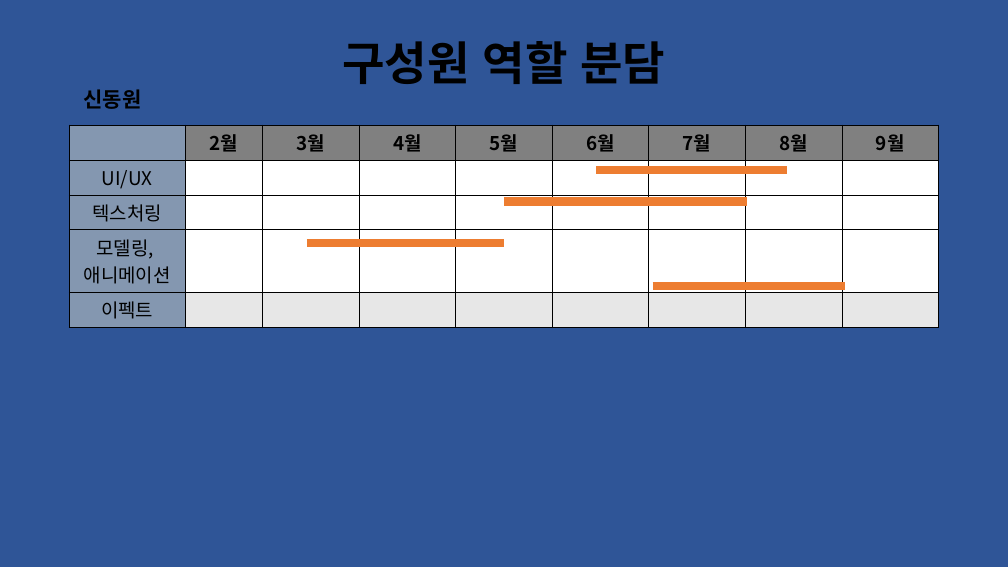
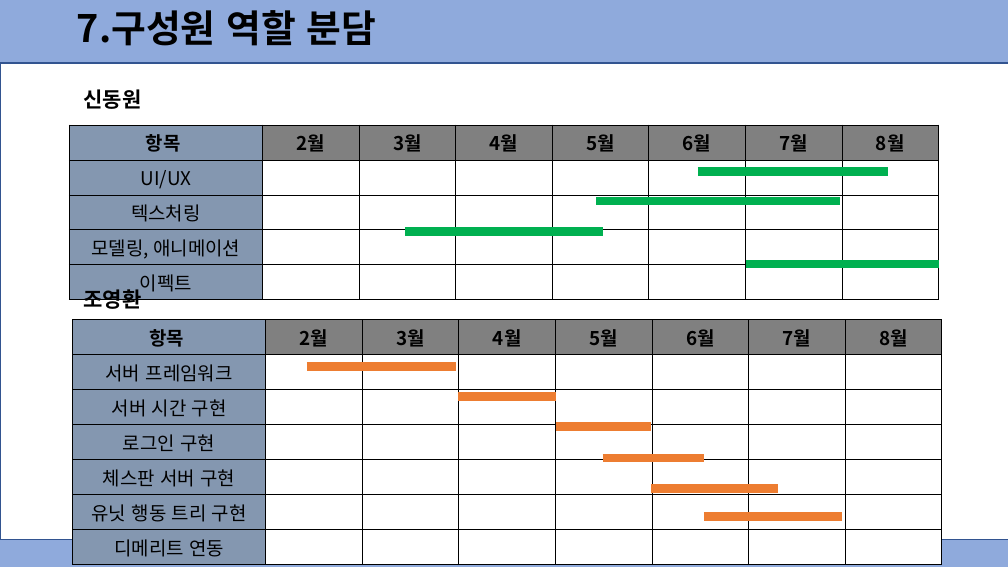
Before and after one commit to dmsdn16/kpu_projects, a slide deck: slide 11 of 2022 졸업작품 중간발표(은우 추가).pptx (slide 10 before the commit). Drawn at 1008x567 pixels with LibreOffice and Linux fonts; fonts in the diff are those of the drawing. Boxes give left, top, right and bottom in pixels: in the first picture for what was removed or moved away, otherwise in the second. Text is boxed around its words. In the diff, an @@ line names an element or a change of style, - is before the commit and + after.

Commit message:
영환 추가

```diff
--- a/2022 졸업작품 중간발표(은우 추가).pptx
+++ b/2022 졸업작품 중간발표(은우 추가).pptx
@@ background #2F5597 to #8FAADC @@
@@ text at [77, 10, 376, 46]: text changed; size 44 to 36 pt @@
-구성원 역할 분담
+7.구성원 역할 분담
@@ rectangle added at [0, 63, 1008, 540], fill #FFFFFF, outline #325491 1 pt @@
@@ table at [70, 125, 941, 296] @@
-column 1, row 1: 
+column 1, row 1: 항목
-column 1, row 4: 모델링, / 애니메이션
+column 1, row 4: 모델링, 애니메이션
-column 9: 9월 |  |  |  | 
@@ line moved from (597, 170) - (787, 170) to (698, 172) - (889, 172) @@
@@ line (698, 172) - (889, 172): stroke #ED7D31 8 pt to #00B050 8 pt @@
@@ line moved from (504, 202) - (747, 202) to (597, 201) - (840, 201) @@
@@ line (597, 201) - (840, 201): stroke #ED7D31 8 pt to #00B050 8 pt @@
@@ line moved from (307, 243) - (504, 243) to (405, 231) - (603, 231) @@
@@ line (405, 231) - (603, 231): stroke #ED7D31 8 pt to #00B050 8 pt @@
@@ line moved from (653, 287) - (845, 287) to (746, 264) - (939, 264) @@
@@ line (746, 264) - (939, 264): stroke #ED7D31 8 pt to #00B050 8 pt @@
@@ text added at [83, 289, 141, 312], 20 pt, text #000000, bold @@
+조영환
@@ table added at [73, 320, 944, 561], 7 rows, 8 columns @@
+항목 | 2월 | 3월 | 4월 | 5월 | 6월 | 7월 | 8월
+서버 프레임워크 |  |  |  |  |  |  | 
+서버 시간 구현 |  |  |  |  |  |  | 
+로그인 구현 |  |  |  |  |  |  | 
+체스판 서버 구현 |  |  |  |  |  |  | 
+유닛 행동 트리 구현 |  |  |  |  |  |  | 
+디메리트 연동 |  |  |  |  |  |  | 
@@ line added from (307, 367) to (456, 367), #ED7D31 8 pt @@
@@ line added from (458, 397) to (557, 397), #ED7D31 8 pt @@
@@ line added from (557, 426) to (651, 426), #ED7D31 8 pt @@
@@ line added from (603, 458) to (705, 458), #ED7D31 8 pt @@
@@ line added from (651, 488) to (779, 488), #ED7D31 8 pt @@
@@ line added from (704, 516) to (842, 516), #ED7D31 8 pt @@
```
Also in this commit, not shown: 9 other slides changed, 3 slides added.
